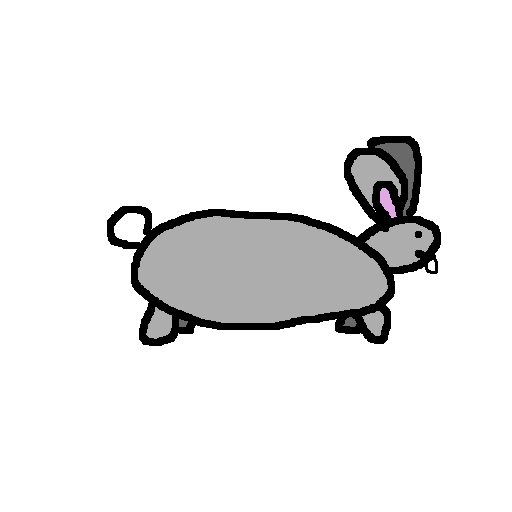
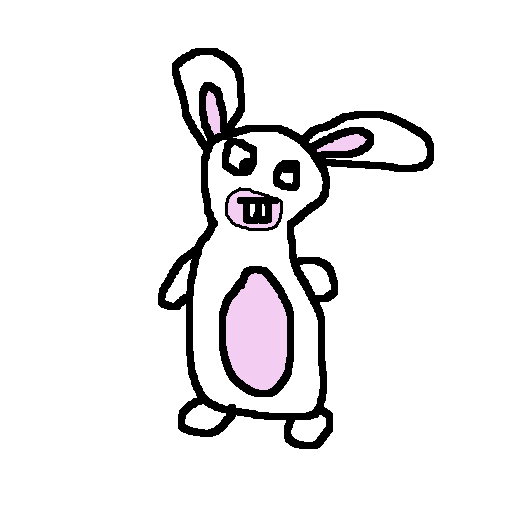
The second 512×512 image is a revision of the first. Changes to its layers:
renamed "Rabbit" to "Layer", painted on it over [107, 48, 441, 449]
